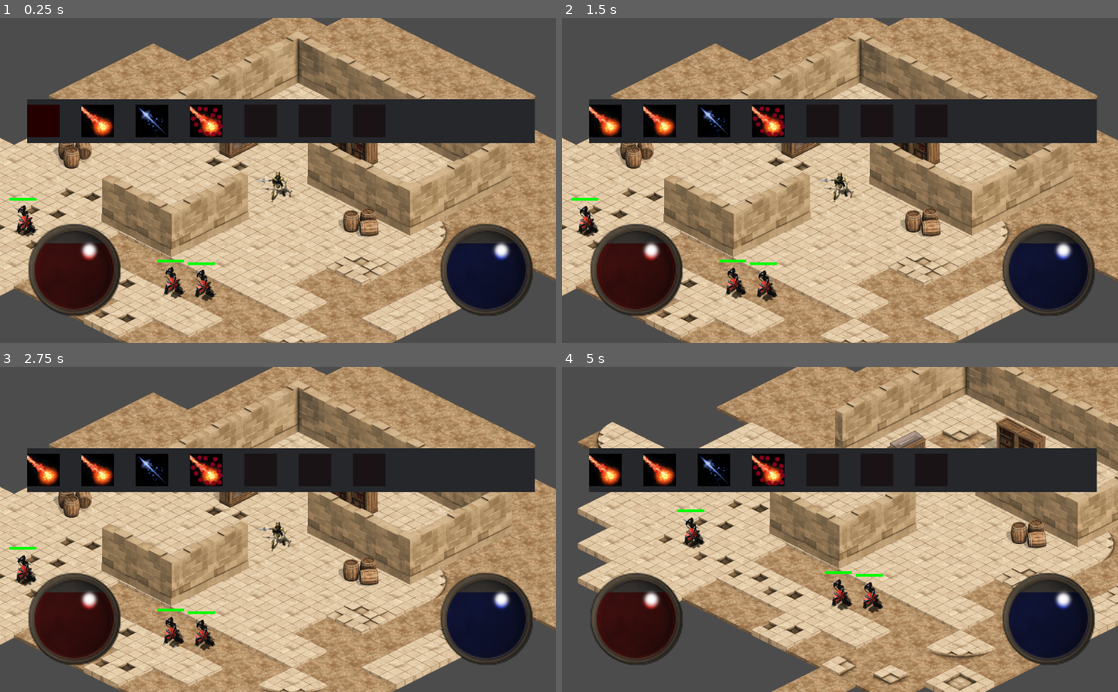
Above: before the commit, frames 1-4 (two rows, left to right).
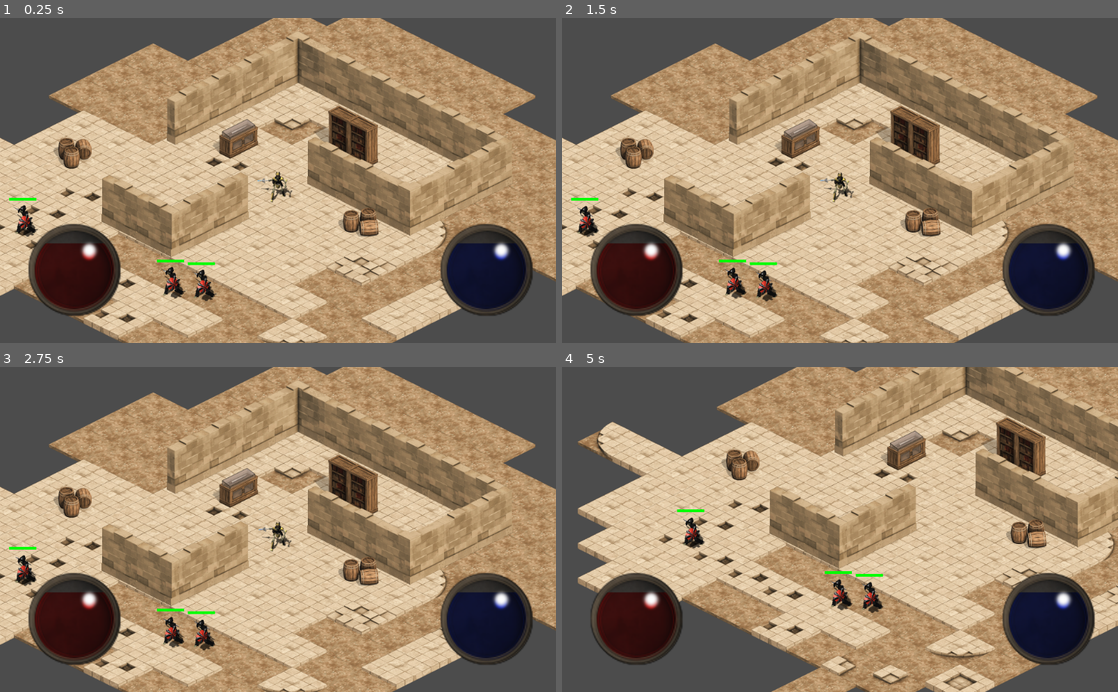
Above: after the commit, the same moments.

Repository: Ario124/Isometric_Field
Game: Godot game, scene res://Scenes/Test_Field.tscn
The game is run twice, just before and just after one commit, with the same random seed, the same clock (stepped at 60 frames per second) and the same inputs. The project has no main scene, so this scene is started directly.
Inputs (mouse positions are in pixels of both pictures, inside the frame that each line leads up to):
- Up to frame 1 (0.25 s): no input
- Up to frame 2 (1.5 s): click (662, 122) at 0.52 s; click (662, 122) at 1.27 s
- Up to frame 3 (2.75 s): click (100, 471) at 2.02 s
- Up to frame 4 (5 s): move the mouse to (962, 513) at 2.77 s; hold A (a) 2.78-3.53 s; tap D (d) at 3.05, 3.6 s; move the mouse to (728, 545) at 3.52 s; tap S (s) at 3.8 s; move the mouse to (895, 458) at 4.27 s; hold S (s) from 4.28 s (still down); tap W (w) at 4.55 s

The runs differ from the first frame. In frame 1, 12% of the frame differs, in the area x 4-97%, y 25-39%; in frame 2, 12%; in frame 3, 12%; in frame 4, 12%.

Commit message:
Adjusted skill bar gui position and project window to full screen enabled

Diff:
--- a/Scenes/GUI.gd
+++ b/Scenes/GUI.gd
@@ -1,18 +1,21 @@
 extends CanvasLayer
 
-#onready var shortcuts_path = "SkillBar/Background/HBoxContainer/"
-#
-#var loaded_skills = {"Shortcut1": "Fireball", "Shortcut2": "Ice_Spear"}
-#
-#func _ready():
-#	LoadShortcuts()
-#	for shortcut in get_tree().get_nodes_in_group("Shortcuts"):
-#		shortcut.connect("pressed", self, "SelectedShortcut", [shortcut.get_parent().get_name()])
-#
-#func LoadShortcuts():
-#	for shortcut in loaded_skills.keys():
-#		var skill_icon = load("res://Assets/Skills/" + loaded_skills[shortcut] + "_icon.png")
-#		get_node(shortcuts_path + shortcut + "/TextureButton").set_normal_texture(skill_icon)
-#
-#func SelectorShortcut(shortcut):
-#	pass
+
+onready var shortcuts_path = "Skill_Bar/Background/"
+
+var loaded_skills = {"Shortcut1": "Fireball", "Shortcut2": "Ice_Spear", "Shortcut3": "Lava_Bomb"}
+
+func _ready():
+	LoadShortcuts()
+	for shortcut in get_tree().get_nodes_in_group("Shortcuts"):
+		shortcut.connect("pressed", self, "SelectShortcut", [shortcut.get_parent().get_name()])
+
+func LoadShortcuts():
+	for shortcut in loaded_skills.keys():
+		var skill_icon = load("res://Assets/Skills/" + loaded_skills[shortcut] + "_icon.png")
+		get_node(shortcuts_path + shortcut + "/TextureButton").set_normal_texture(skill_icon)
+
+func SelectShortcut(shortcut):
+	var skill_icon = load("res://Assets/Skills/" + loaded_skills[shortcut] + "_icon.png")
+	get_node(shortcuts_path + "/Selected_Skill/TextureRect").set_texture(skill_icon)
+	get_parent().get_node("Test/Player/Player").selected_skill = loaded_skills[shortcut]
--- a/Scenes/TestGUI.gd
+++ /dev/null
@@ -1,21 +0,0 @@
-extends CanvasLayer
-
-
-onready var shortcuts_path = "Skill_Bar/Background/"
-
-var loaded_skills = {"Shortcut1": "Fireball", "Shortcut2": "Ice_Spear", "Shortcut3": "Lava_Bomb"}
-
-func _ready():
-	LoadShortcuts()
-	for shortcut in get_tree().get_nodes_in_group("Shortcuts"):
-		shortcut.connect("pressed", self, "SelectShortcut", [shortcut.get_parent().get_name()])
-
-func LoadShortcuts():
-	for shortcut in loaded_skills.keys():
-		var skill_icon = load("res://Assets/Skills/" + loaded_skills[shortcut] + "_icon.png")
-		get_node(shortcuts_path + shortcut + "/TextureButton").set_normal_texture(skill_icon)
-
-func SelectShortcut(shortcut):
-	var skill_icon = load("res://Assets/Skills/" + loaded_skills[shortcut] + "_icon.png")
-	get_node(shortcuts_path + "/Selected_Skill/TextureRect").set_texture(skill_icon)
-	get_parent().get_node("Test/Player/Player").selected_skill = loaded_skills[shortcut]
--- a/Scenes/TestGUI.tscn
+++ /dev/null
@@ -1,133 +0,0 @@
-[gd_scene load_steps=3 format=2]
-
-[ext_resource path="res://Assets/UI/gray_bg.png" type="Texture" id=1]
-[ext_resource path="res://Scenes/TestGUI.gd" type="Script" id=2]
-
-[node name="TestGUI" type="CanvasLayer"]
-script = ExtResource( 2 )
-
-[node name="Skill_Bar" type="Control" parent="."]
-margin_right = 40.0
-margin_bottom = 40.0
-__meta__ = {
-"_edit_use_anchors_": false
-}
-
-[node name="Background" type="TextureRect" parent="Skill_Bar"]
-margin_right = 935.0
-margin_bottom = 81.0
-texture = ExtResource( 1 )
-expand = true
-__meta__ = {
-"_edit_use_anchors_": false
-}
-
-[node name="Selected_Skill" type="TextureRect" parent="Skill_Bar/Background"]
-self_modulate = Color( 0.968627, 0, 0, 1 )
-margin_top = 10.0
-margin_right = 60.0
-margin_bottom = 70.0
-size_flags_vertical = 5
-texture = ExtResource( 1 )
-expand = true
-__meta__ = {
-"_edit_use_anchors_": false
-}
-
-[node name="TextureRect" type="TextureRect" parent="Skill_Bar/Background/Selected_Skill"]
-anchor_right = 1.0
-anchor_bottom = 1.0
-expand = true
-
-[node name="Shortcut1" type="TextureRect" parent="Skill_Bar/Background"]
-self_modulate = Color( 0.670588, 0.494118, 0.494118, 1 )
-margin_left = 100.0
-margin_top = 10.0
-margin_right = 160.0
-margin_bottom = 70.0
-size_flags_vertical = 5
-texture = ExtResource( 1 )
-expand = true
-
-[node name="TextureButton" type="TextureButton" parent="Skill_Bar/Background/Shortcut1" groups=["Shortcuts"]]
-anchor_right = 1.0
-anchor_bottom = 1.0
-expand = true
-
-[node name="Shortcut2" type="TextureRect" parent="Skill_Bar/Background"]
-self_modulate = Color( 0.670588, 0.494118, 0.494118, 1 )
-margin_left = 200.0
-margin_top = 10.0
-margin_right = 260.0
-margin_bottom = 70.0
-size_flags_vertical = 5
-texture = ExtResource( 1 )
-expand = true
-__meta__ = {
-"_edit_use_anchors_": false
-}
-
-[node name="TextureButton" type="TextureButton" parent="Skill_Bar/Background/Shortcut2" groups=["Shortcuts"]]
-anchor_right = 1.0
-anchor_bottom = 1.0
-expand = true
-
-[node name="Shortcut3" type="TextureRect" parent="Skill_Bar/Background"]
-self_modulate = Color( 0.670588, 0.494118, 0.494118, 1 )
-margin_left = 300.0
-margin_top = 10.0
-margin_right = 360.0
-margin_bottom = 70.0
-size_flags_vertical = 5
-texture = ExtResource( 1 )
-expand = true
-
-[node name="TextureButton" type="TextureButton" parent="Skill_Bar/Background/Shortcut3" groups=["Shortcuts"]]
-anchor_right = 1.0
-anchor_bottom = 1.0
-expand = true
-
-[node name="Shortcut4" type="TextureRect" parent="Skill_Bar/Background"]
-self_modulate = Color( 0.670588, 0.494118, 0.494118, 1 )
-margin_left = 400.0
-margin_top = 10.0
-margin_right = 460.0
-margin_bottom = 70.0
-size_flags_vertical = 5
-texture = ExtResource( 1 )
-expand = true
-
-[node name="TextureButton" type="TextureButton" parent="Skill_Bar/Background/Shortcut4" groups=["Shortcuts"]]
-anchor_right = 1.0
-anchor_bottom = 1.0
-expand = true
-
-[node name="Shortcut5" type="TextureRect" parent="Skill_Bar/Background"]
-self_modulate = Color( 0.670588, 0.494118, 0.494118, 1 )
-margin_left = 500.0
-margin_top = 10.0
-margin_right = 560.0
-margin_bottom = 70.0
-size_flags_vertical = 5
-texture = ExtResource( 1 )
-expand = true
-
-[node name="TextureButton" type="TextureButton" parent="Skill_Bar/Background/Shortcut5" groups=["Shortcuts"]]
-anchor_right = 1.0
-anchor_bottom = 1.0
-expand = true
-
-[node name="Shortcut6" type="TextureRect" parent="Skill_Bar/Background"]
-self_modulate = Color( 0.670588, 0.494118, 0.494118, 1 )
-margin_left = 600.0
-margin_top = 10.0
-margin_right = 660.0
-margin_bottom = 70.0
-size_flags_vertical = 5
-texture = ExtResource( 1 )
-expand = true
-
-[node name="TextureButton" type="TextureButton" parent="Skill_Bar/Background/Shortcut6" groups=["Shortcuts"]]
-anchor_right = 1.0
-anchor_bottom = 1.0
-expand = true
--- a/Scenes/Test_Field.tscn
+++ b/Scenes/Test_Field.tscn
@@ -18,7 +18,6 @@
 [ext_resource path="res://Scenes/Library/Barrels_E.tscn" type="PackedScene" id=16]
 [ext_resource path="res://Assets/UI/gray_bg.png" type="Texture" id=17]
 [ext_resource path="res://Scenes/GUI.gd" type="Script" id=18]
-[ext_resource path="res://Scenes/TestGUI.tscn" type="PackedScene" id=19]
 
 [node name="Node2D" type="Node2D"]
 
@@ -269,125 +268,130 @@
 "_edit_use_anchors_": false
 }
 
-[node name="SkillBar" type="Control" parent="GUI"]
-visible = false
-anchor_left = 0.5
-anchor_top = 1.0
-anchor_right = 0.5
-anchor_bottom = 1.0
-margin_left = -221.0
-margin_top = -77.0
-margin_right = -221.0
-margin_bottom = -77.0
-__meta__ = {
-"_edit_use_anchors_": false
-}
-
-[node name="Background" type="TextureRect" parent="GUI/SkillBar"]
-margin_right = 500.0
-margin_bottom = 66.0
-grow_horizontal = 2
-grow_vertical = 0
-texture = ExtResource( 17 )
-expand = true
-
-[node name="HBoxContainer" type="HBoxContainer" parent="GUI/SkillBar/Background"]
-anchor_right = 1.0
-anchor_bottom = 1.0
-margin_left = 10.0
-margin_right = -10.0
-__meta__ = {
-"_edit_use_anchors_": false
-}
-
-[node name="SelectedSkill" type="TextureRect" parent="GUI/SkillBar/Background/HBoxContainer"]
-modulate = Color( 0.643137, 0.0470588, 0.0470588, 1 )
-self_modulate = Color( 0.913725, 0.0235294, 0.0235294, 1 )
-margin_bottom = 66.0
-size_flags_vertical = 5
-texture = ExtResource( 17 )
-expand = true
-
-[node name="TextureRect" type="TextureRect" parent="GUI/SkillBar/Background/HBoxContainer/SelectedSkill"]
-anchor_right = 1.0
-anchor_bottom = 1.0
-expand = true
-__meta__ = {
-"_edit_use_anchors_": true
-}
-
-[node name="Shortcut1" type="TextureRect" parent="GUI/SkillBar/Background/HBoxContainer"]
-modulate = Color( 0.643137, 0.0470588, 0.0470588, 1 )
-self_modulate = Color( 0.913725, 0.0235294, 0.0235294, 1 )
-margin_left = 4.0
-margin_right = 4.0
-margin_bottom = 66.0
-size_flags_vertical = 5
-texture = ExtResource( 17 )
-expand = true
-
-[node name="TextureButton" type="TextureButton" parent="GUI/SkillBar/Background/HBoxContainer/Shortcut1" groups=["Shortcuts"]]
-anchor_right = 1.0
-anchor_bottom = 1.0
-expand = true
-__meta__ = {
-"_edit_use_anchors_": false
-}
-
-[node name="Shortcut2" type="TextureRect" parent="GUI/SkillBar/Background/HBoxContainer"]
-modulate = Color( 0.643137, 0.0470588, 0.0470588, 1 )
-self_modulate = Color( 0.913725, 0.0235294, 0.0235294, 1 )
-margin_left = 8.0
-margin_right = 8.0
-margin_bottom = 66.0
-size_flags_vertical = 5
-texture = ExtResource( 17 )
-expand = true
-
-[node name="TextureButton" type="TextureButton" parent="GUI/SkillBar/Background/HBoxContainer/Shortcut2" groups=["Shortcuts"]]
-anchor_right = 1.0
-anchor_bottom = 1.0
-expand = true
-__meta__ = {
-"_edit_use_anchors_": false
-}
-
-[node name="Shortcut3" type="TextureRect" parent="GUI/SkillBar/Background/HBoxContainer"]
-modulate = Color( 0.643137, 0.0470588, 0.0470588, 1 )
-self_modulate = Color( 0.913725, 0.0235294, 0.0235294, 1 )
-margin_left = 12.0
-margin_right = 12.0
-margin_bottom = 66.0
-size_flags_vertical = 5
-texture = ExtResource( 17 )
-expand = true
-
-[node name="TextureButton" type="TextureButton" parent="GUI/SkillBar/Background/HBoxContainer/Shortcut3" groups=["Shortcuts"]]
-anchor_right = 1.0
-anchor_bottom = 1.0
-expand = true
-__meta__ = {
-"_edit_use_anchors_": false
-}
-
-[node name="Shortcut4" type="TextureRect" parent="GUI/SkillBar/Background/HBoxContainer"]
-modulate = Color( 0.643137, 0.0470588, 0.0470588, 1 )
-self_modulate = Color( 0.913725, 0.0235294, 0.0235294, 1 )
-margin_left = 16.0
-margin_right = 16.0
-margin_bottom = 66.0
-size_flags_vertical = 5
-texture = ExtResource( 17 )
-expand = true
-
-[node name="TextureButton" type="TextureButton" parent="GUI/SkillBar/Background/HBoxContainer/Shortcut4" groups=["Shortcuts"]]
-anchor_right = 1.0
-anchor_bottom = 1.0
-expand = true
-__meta__ = {
-"_edit_use_anchors_": false
-}
-
-[node name="TestGUI" parent="." instance=ExtResource( 19 )]
-offset = Vector2( 50, 150 )
-transform = Transform2D( 1, 0, 0, 1, 50, 150 )
+[node name="Skill_Bar" type="Control" parent="GUI"]
+margin_left = 350.0
+margin_top = 1000.0
+margin_right = 390.0
+margin_bottom = 1040.0
+__meta__ = {
+"_edit_use_anchors_": false
+}
+
+[node name="Background" type="TextureRect" parent="GUI/Skill_Bar"]
+margin_right = 935.0
+margin_bottom = 81.0
+texture = ExtResource( 17 )
+expand = true
+__meta__ = {
+"_edit_use_anchors_": false
+}
+
+[node name="Selected_Skill" type="TextureRect" parent="GUI/Skill_Bar/Background"]
+self_modulate = Color( 0.968627, 0, 0, 1 )
+margin_top = 10.0
+margin_right = 60.0
+margin_bottom = 70.0
+size_flags_vertical = 5
+texture = ExtResource( 17 )
+expand = true
+__meta__ = {
+"_edit_use_anchors_": false
+}
+
+[node name="TextureRect" type="TextureRect" parent="GUI/Skill_Bar/Background/Selected_Skill"]
+anchor_right = 1.0
+anchor_bottom = 1.0
+expand = true
+
+[node name="Shortcut1" type="TextureRect" parent="GUI/Skill_Bar/Background"]
+self_modulate = Color( 0.670588, 0.494118, 0.494118, 1 )
+margin_left = 100.0
+margin_top = 10.0
+margin_right = 160.0
+margin_bottom = 70.0
+size_flags_vertical = 5
+texture = ExtResource( 17 )
+expand = true
+
+[node name="TextureButton" type="TextureButton" parent="GUI/Skill_Bar/Background/Shortcut1" groups=["Shortcuts"]]
+anchor_right = 1.0
+anchor_bottom = 1.0
+expand = true
+
+[node name="Shortcut2" type="TextureRect" parent="GUI/Skill_Bar/Background"]
+self_modulate = Color( 0.670588, 0.494118, 0.494118, 1 )
+margin_left = 200.0
+margin_top = 10.0
+margin_right = 260.0
+margin_bottom = 70.0
+size_flags_vertical = 5
+texture = ExtResource( 17 )
+expand = true
+__meta__ = {
+"_edit_use_anchors_": false
+}
+
+[node name="TextureButton" type="TextureButton" parent="GUI/Skill_Bar/Background/Shortcut2" groups=["Shortcuts"]]
+anchor_right = 1.0
+anchor_bottom = 1.0
+expand = true
+
+[node name="Shortcut3" type="TextureRect" parent="GUI/Skill_Bar/Background"]
+self_modulate = Color( 0.670588, 0.494118, 0.494118, 1 )
+margin_left = 300.0
+margin_top = 10.0
+margin_right = 360.0
+margin_bottom = 70.0
+size_flags_vertical = 5
+texture = ExtResource( 17 )
+expand = true
+
+[node name="TextureButton" type="TextureButton" parent="GUI/Skill_Bar/Background/Shortcut3" groups=["Shortcuts"]]
+anchor_right = 1.0
+anchor_bottom = 1.0
+expand = true
+
+[node name="Shortcut4" type="TextureRect" parent="GUI/Skill_Bar/Background"]
+self_modulate = Color( 0.670588, 0.494118, 0.494118, 1 )
+margin_left = 400.0
+margin_top = 10.0
+margin_right = 460.0
+margin_bottom = 70.0
+size_flags_vertical = 5
+texture = ExtResource( 17 )
+expand = true
+
+[node name="TextureButton" type="TextureButton" parent="GUI/Skill_Bar/Background/Shortcut4" groups=["Shortcuts"]]
+anchor_right = 1.0
+anchor_bottom = 1.0
+expand = true
+
+[node name="Shortcut5" type="TextureRect" parent="GUI/Skill_Bar/Background"]
+self_modulate = Color( 0.670588, 0.494118, 0.494118, 1 )
+margin_left = 500.0
+margin_top = 10.0
+margin_right = 560.0
+margin_bottom = 70.0
+size_flags_vertical = 5
+texture = ExtResource( 17 )
+expand = true
+
+[node name="TextureButton" type="TextureButton" parent="GUI/Skill_Bar/Background/Shortcut5" groups=["Shortcuts"]]
+anchor_right = 1.0
+anchor_bottom = 1.0
+expand = true
+
+[node name="Shortcut6" type="TextureRect" parent="GUI/Skill_Bar/Background"]
+self_modulate = Color( 0.670588, 0.494118, 0.494118, 1 )
+margin_left = 600.0
+margin_top = 10.0
+margin_right = 660.0
+margin_bottom = 70.0
+size_flags_vertical = 5
+texture = ExtResource( 17 )
+expand = true
+
+[node name="TextureButton" type="TextureButton" parent="GUI/Skill_Bar/Background/Shortcut6" groups=["Shortcuts"]]
+anchor_right = 1.0
+anchor_bottom = 1.0
+expand = true
--- a/project.godot
+++ b/project.godot
@@ -16,6 +16,10 @@
 [autoload]
 
 Server="*res://Scenes/Singletons/Server.gd"
+
+[display]
+
+window/size/fullscreen=true
 
 [input]
 
Not shown: 1 places in Scenes/Test_Field.tscn that only renumber resources
